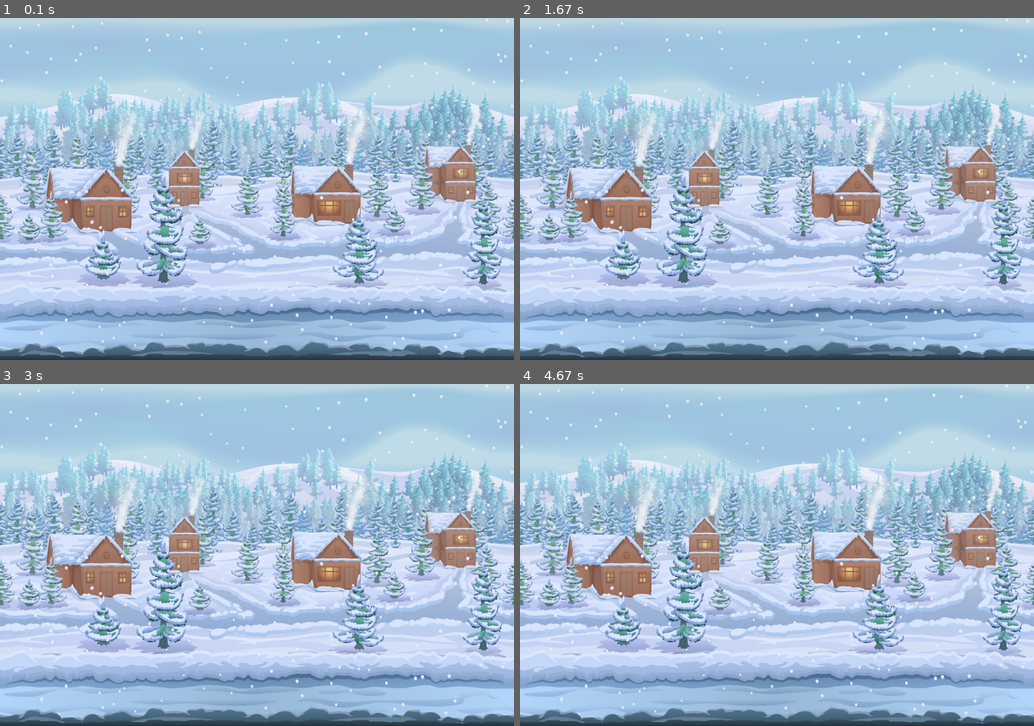
Above: before the commit, frames 1-4 (two rows, left to right).
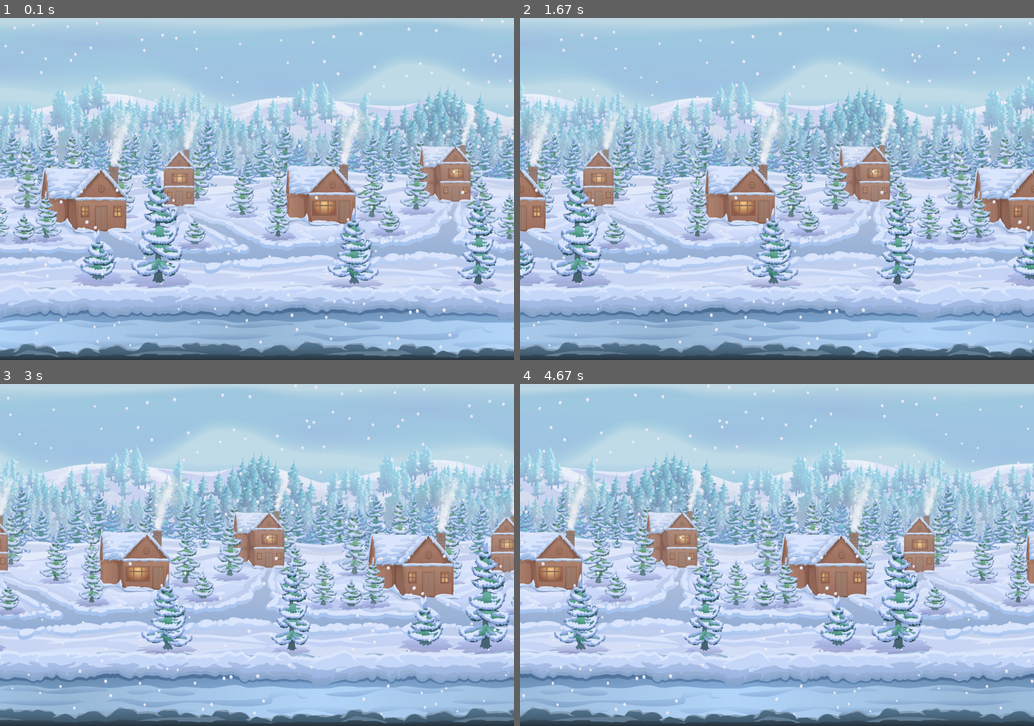
Above: after the commit, the same moments.

Repository: Eduardoarcunha/LateSanta-Pygame
Game: pygame game, started from Jogo.py
Two runs of this game, one before a commit and one after it. Both use one fixed random seed, a clock stepped at 60 frames per second and the inputs below.
Inputs:
- Up to frame 1 (0.1 s): no input
- Up to frame 2 (1.67 s): no input
- Up to frame 3 (3 s): no input
- Up to frame 4 (4.67 s): no input

The runs differ from the first frame. In frame 1, 26% of the frame differs, in the area x 0-100%, y 0-100%; in frame 2, 44%; in frame 3, 44%; in frame 4, 45%.

Commit message:
Adicionado scrolling background

Diff:
--- a/Jogo.py
+++ b/Jogo.py
@@ -5,39 +5,43 @@
 import pygame
 import sys
 import os
+from classes import *
 
-pygame.init()
 
 WIDTH = 1200
 HEIGHT = 800
 
-janela = pygame.display.set_mode([WIDTH,HEIGHT])
 
-BACKGROUND = os.path.join('Assets','Images','BG_02.png')
+# Função principal do jogo
+def main():
+    pygame.init() # inicialização padrão
+
+    janela = pygame.display.set_mode([WIDTH,HEIGHT]) # define uma surface ("janela" que o jogo será exibido)
+
+    pygame.display.set_caption("Nome do Jogo") # define um nome para a janela aberta
+
+    background = Background() # cria o background usando a class Background (está no arquivo "classes")
+
+    clock = pygame.time.Clock()
+    FPS = 60
+    # Game Loop
+    game_on = True
+    while game_on:
+
+        delta_time = clock.tick(FPS) # garante um FPS máximo
+
+        eventos = pygame.event.get()
+        for evento in eventos:
+            if evento.type == pygame.QUIT:
+                pygame.quit()
+                game_on = False
 
 
-try:
-    background = pygame.image.load(BACKGROUND).convert()
-except pygame.error:
-    print('Problema no load da imagem')
-    sys.exit()
+        background.uptade(delta_time)
+        background.render(janela)
 
-janela.blit(background,[0,0])
 
-clock = pygame.time.Clock()
-FPS = 60
+        pygame.display.flip()
 
-pygame.display.flip()
-
-#Game Loop
-game_on = True
-
-while game_on:
-
-    clock.tick(FPS)
-
-    eventos = pygame.event.get()
-    for evento in eventos:
-        if evento.type == pygame.QUIT:
-            pygame.quit()
-            game_on = False
+if __name__ == '__main__':
+    main()
--- a/classes.py
+++ b/classes.py
@@ -0,0 +1,40 @@
+import pygame
+import sys
+import os
+
+"""
+
+O código da classe Background foi tirado do artigo do seguinte website:
+https://coderslegacy.com/python/pygame-scrolling-background/
+
+"""
+
+class Background:
+    def __init__(self):
+        BACKGROUND = os.path.join('Assets','Images','BG_02.png')
+        try:
+            self.image = pygame.image.load(BACKGROUND).convert_alpha() # abre a imagem de fundo
+        except pygame.error:
+            print('Problema no load da imagem')
+            sys.exit()
+
+        self.rect = self.image.get_rect() # pega algumas informações de posição da imagem
+
+        self.x1 = 0 # posição X inicial da "primeira imagem"
+        self.y1 = 0 # posição Y inicial da "primeira imagem"
+        self.x2 = self.rect.width # posição X inicial da "segunda imagem"
+        self.y2 = 0 # posição Y inicial da "segunda imagem"
+
+        self.velocidade = 0.15 # define a velocidade de deslocamento das imagens
+
+    def uptade(self, delta_time): # função que faz com que quando uma imagem sai da tela, outra entra em seguida
+        self.x1 -= self.velocidade * delta_time
+        self.x2 -= self.velocidade * delta_time
+        if self.x1 <= - self.rect.width:
+            self.x1 = self.rect.width
+        if self.x2 <= - self.rect.width:
+            self.x2 = self.rect.width
+
+    def render(self, surface): # função que "blita" as imagens na janela (surface)
+        surface.blit(self.image, (self.x1, self.y1))
+        surface.blit(self.image, (self.x2, self.y2))
--- a/config.py
+++ b/config.py
@@ -0,0 +1,3 @@
+import pygame
+import sys
+import os
